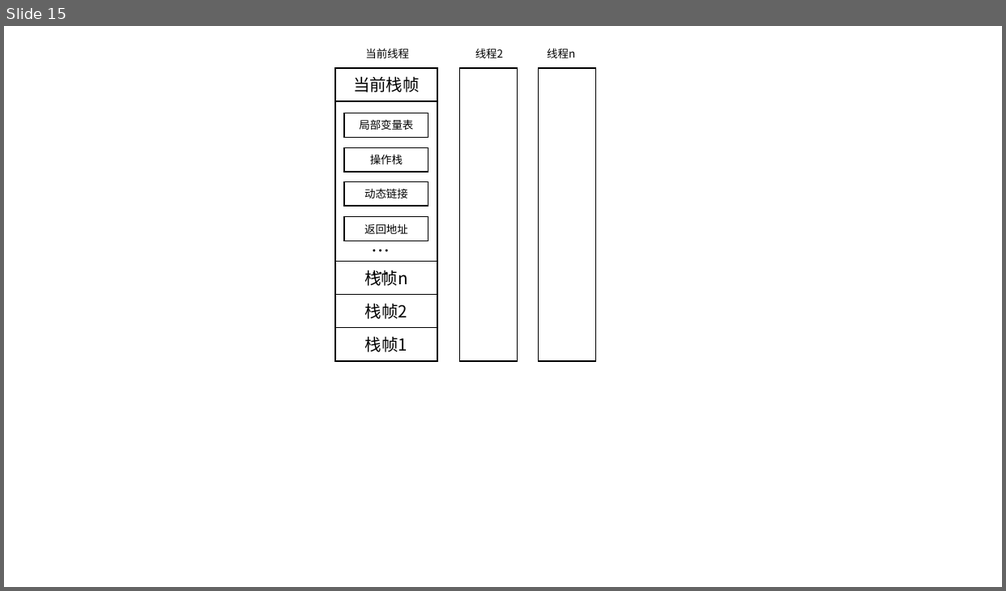
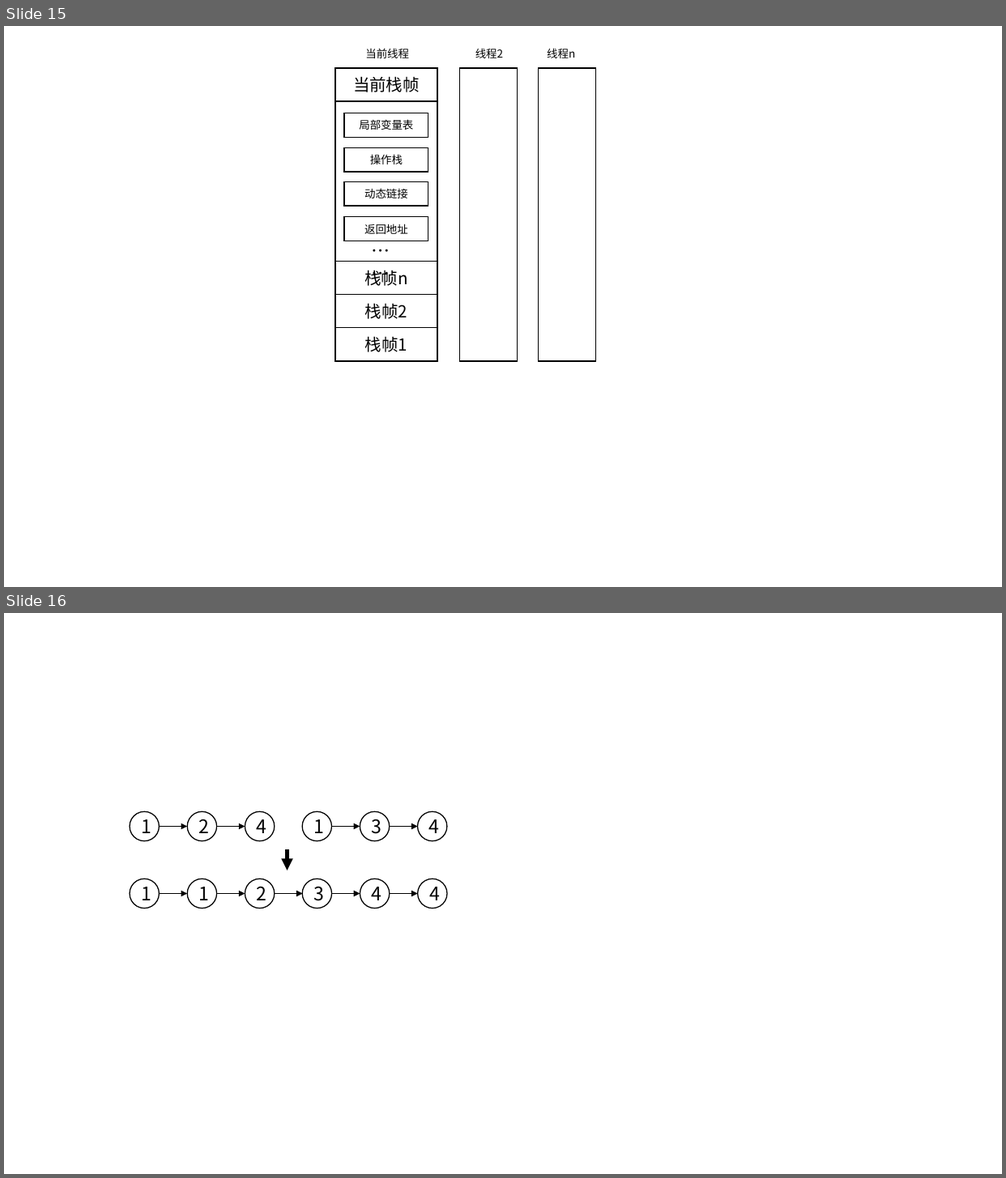
Before and after one commit to The-wind-blows/course, a slide deck: 演示文稿1.pptx. Shown one above the other, each under a label of ours: slide 15 before the commit, slides 15 and 16 after it. The pictures are 1006x591 and 1006x1178 pixels, drawn with LibreOffice and Linux fonts; fonts in the diff are those of the drawing. Boxes give left, top, right and bottom in pixels: in the first picture for what was removed or moved away, otherwise in the second. Text is boxed around its words. In the diff, an @@ line names an element or a change of style, - is before the commit and + after.

```diff
--- a/演示文稿1.pptx
+++ b/演示文稿1.pptx
@@ slide 16 added at <box>4,613,1002,1174</box>, background #FFFFFF @@
@@ group added at <box>130,811,447,908</box>: 12 ellipses, 10 arrows @@
+1
+2
+4
+1
+3
+4
+1
+1
+2
+3
+4
+4
```
Also in this commit, not shown: 2 other slides added, 9 other files.
